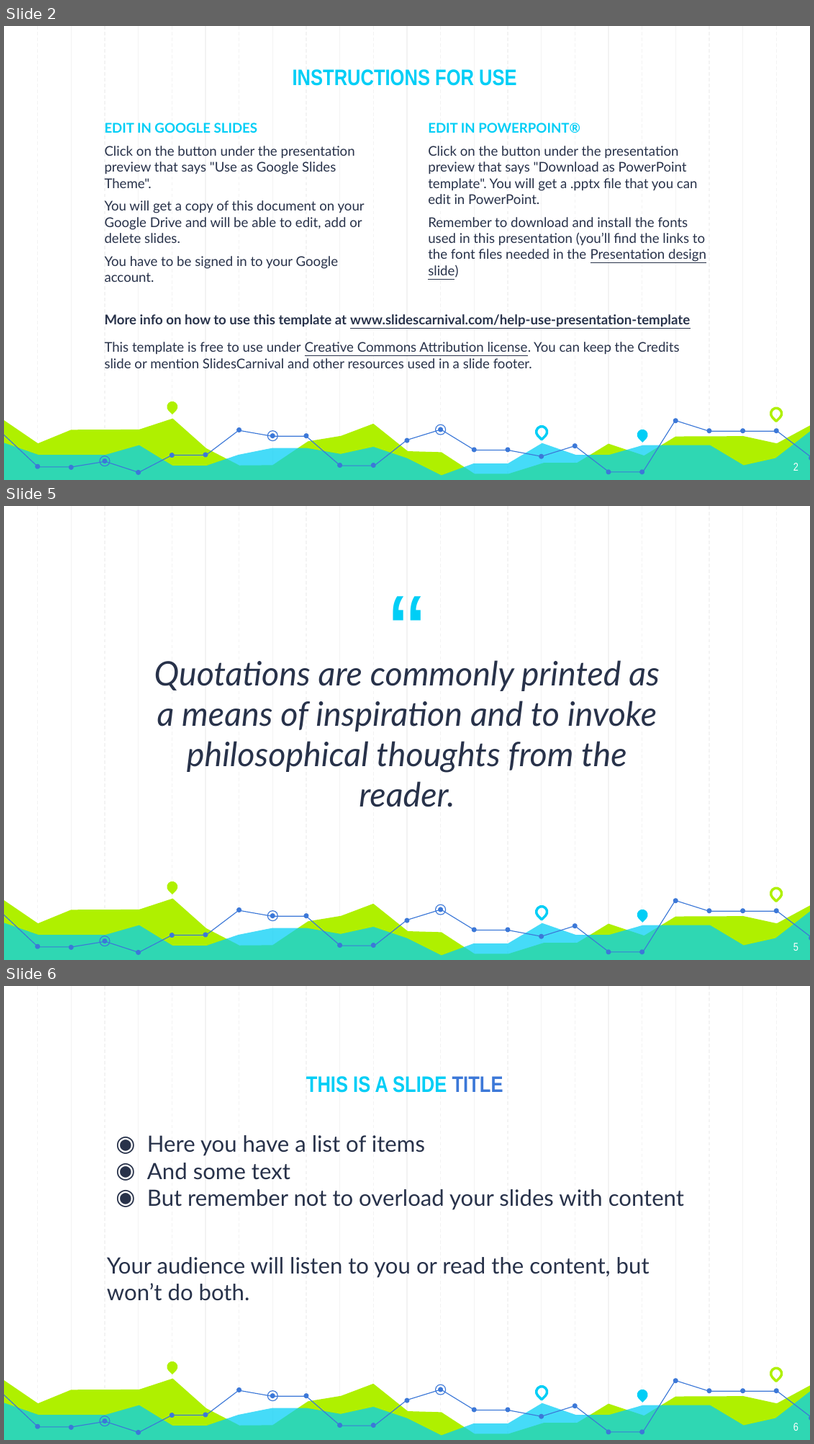
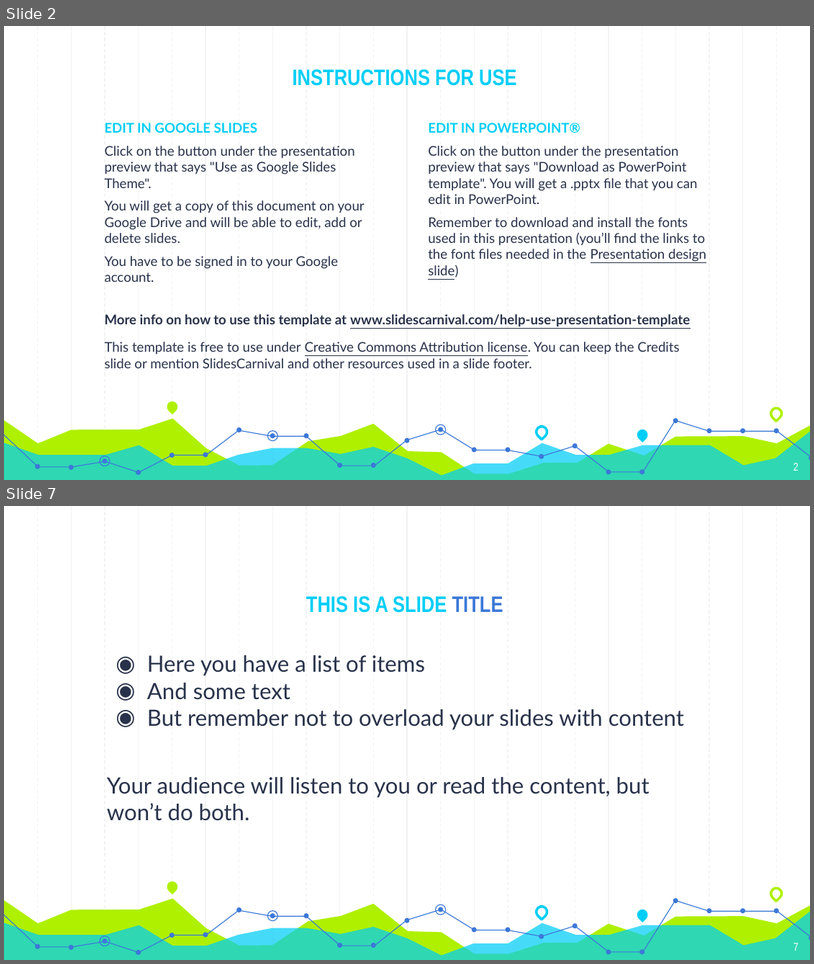
Before and after one commit to GT-Project1-A1/AirBNB, a slide deck: Resources/Project1_Template.pptx. Shown one above the other, each under a label of ours: slides 2, 5 and 6 before the commit, slides 2 and 7 after it; the slides between them are not shown. The pictures are 814x1444 and 814x964 pixels, drawn with LibreOffice and Linux fonts; fonts in the diff are those of the drawing. Boxes give left, top, right and bottom in pixels: in the first picture for what was removed or moved away, otherwise in the second. Text is boxed around its words. In the diff, an @@ line names an element or a change of style, - is before the commit and + after.

```diff
--- a/Resources/Project1_Template.pptx
+++ b/Resources/Project1_Template.pptx
@@ slide 5 removed at (4,506,810,960), background #FFFFFF; not listed: 59 template elements that a slide beside it also shows @@
@@ text removed at (321,554,494,612) @@
-“
@@ text removed at (154,660,660,807) @@
-Quotations are commonly printed as a means of inspiration and to invoke philosophical thoughts from the reader.
@@ page number removed at (794,942,799,950) @@
-5
@@ what was slide 6 is now slide 7 @@
@@ page number at (794,942,799,950): text changed @@
-6
+7
```
Also in this commit, not shown: 7 slides changed, 4 slides added, 2 other slides removed, 1 other file.
